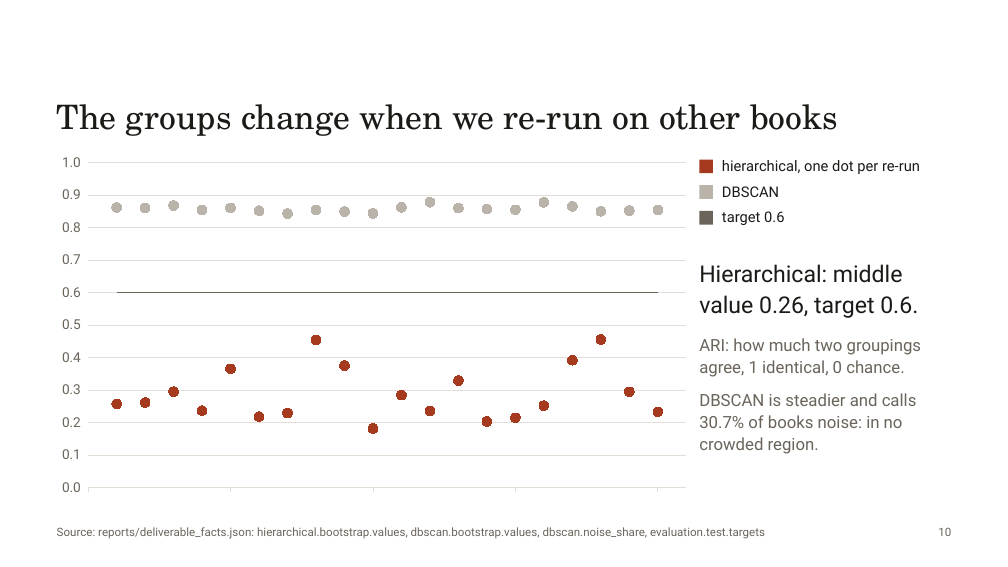
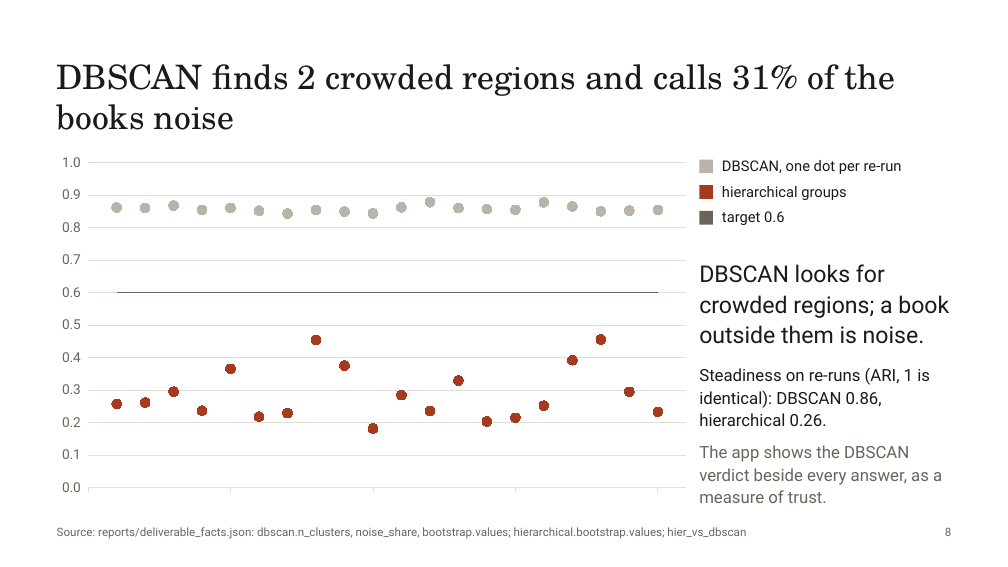
Before and after one commit to rohannes64/Grantha-Heritage-Tracker, a slide deck: slide 8 of Grantha_Heritage_Tracker_SIH26096.pptx (slide 10 before the commit). Drawn at 1008x567 pixels with LibreOffice and Linux fonts; fonts in the diff are those of the drawing. Boxes give left, top, right and bottom in pixels: in the first picture for what was removed or moved away, otherwise in the second. Text is boxed around its words. In the diff, an @@ line names an element or a change of style, - is before the commit and + after.

```diff
--- a/Grantha_Heritage_Tracker_SIH26096.pptx
+++ b/Grantha_Heritage_Tracker_SIH26096.pptx
@@ text at [57, 64, 895, 130]: text changed @@
-The groups change when we re-run on other books
+DBSCAN finds 2 crowded regions and calls 31% of the books noise
@@ rectangle at [699, 160, 713, 173]: fill #A63A1F to #B9B3AA @@
@@ text at [722, 160, 902, 174]: text changed @@
-hierarchical, one dot per re-run
+DBSCAN, one dot per re-run
@@ rectangle at [699, 185, 713, 199]: fill #B9B3AA to #A63A1F @@
@@ text at [722, 186, 846, 200]: text changed @@
-DBSCAN
+hierarchical groups
@@ text at [699, 264, 949, 503]: text changed; text colour #6A645B to #1C1A17 @@
-Hierarchical: middle value 0.26, target 0.6.
-ARI: how much two groupings agree, 1 identical, 0 chance.
-DBSCAN is steadier and calls 30.7% of books noise: in no crowded region.
+DBSCAN looks for crowded regions; a book outside them is noise.
+Steadiness on re-runs (ARI, 1 is identical): DBSCAN 0.86, hierarchical 0.26.
+The app shows the DBSCAN verdict beside every answer, as a measure of trust.
@@ text at [57, 527, 746, 539]: text changed @@
-Source: reports/deliverable_facts.json: hierarchical.bootstrap.values, dbscan.bootstrap.values, dbscan.noise_share, evaluation.test.targets
+Source: reports/deliverable_facts.json: dbscan.n_clusters, noise_share, bootstrap.values; hierarchical.bootstrap.values; hier_vs_dbscan
@@ text at [945, 528, 951, 536]: text changed @@
-10
+8
```
Also in this commit, not shown: 7 other slides changed, 1 slide added, 11 slides removed, 3 other files.
